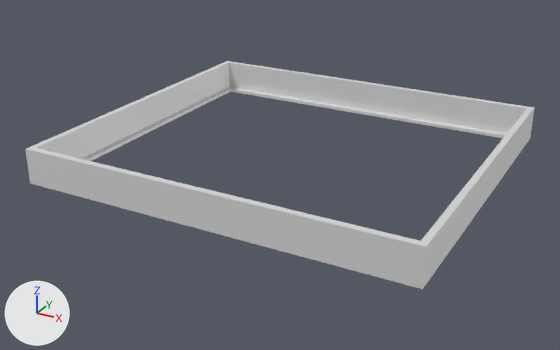
The FBX model Game Programming/Moblie Prototype/Assets/Meshes/Outer1.fbx, before and after one commit.
The view is the same before and after, from a camera (50 mm lens) standing at (5.49, -10.57, 4.56) and looking at (-0.16, -0.31, -0.57). Lighting does not change. The marker at lower left points along +X, +Y and +Z.
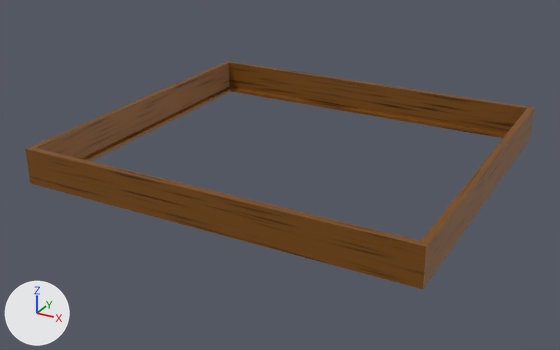
The newer file is also turned or shifted as a whole; pictures and numbers use the older file's frame.

The edits, one by one:
Picture 'Outer1Diffuse.png' (img_outer1diffuse_png) is new.
Material 'OuterWalls1' (mat_outerwalls1) is new.
Its texture is img_outer1diffuse_png.
Its metallic is 0.287.
me_plane_001 has 56 vertices, 48 faces and spans x -3.17..3.16, y -0.37..0.2, z -2.86..2.83.
me_plane_001 is used by ob_plane_004; location (0.0, 0.0, 0.0); rotation (1.571, 0.0, 0.0), in degrees (90, 0, 0).
me_plane_001 no longer uses material mat_outerwalls (white #e7e7e7).
me_plane_001 part 1: texture (UV) coordinates of 48 of 48 faces, centred in x -3.17..3.16, y -0.37..0.2, z -2.86..2.83, changed; they spanned u 0.02..0.98, v 0.02..0.98 and now span u 0.01..0.99, v 0.01..0.99.
me_plane_001 now uses material mat_outerwalls1 (picture img_outer1diffuse_png).
Object 'Plane.004' (ob_plane_004) moves from (0.0, 0.0, 0.0) to (0.0, 0.03, 0.0).
Object 'Plane.004' (ob_plane_004) turns from (90, 0, 0) to (90, 0, -180) degrees about x, y and z.

Where the change shows, as pixel boxes [x1, y1, x2, y2] in the pictures (560 x 350 px):
'Plane.004', recoloured, surface changed, moved, turned (grey to brown)
    both: [25, 61, 534, 289]
